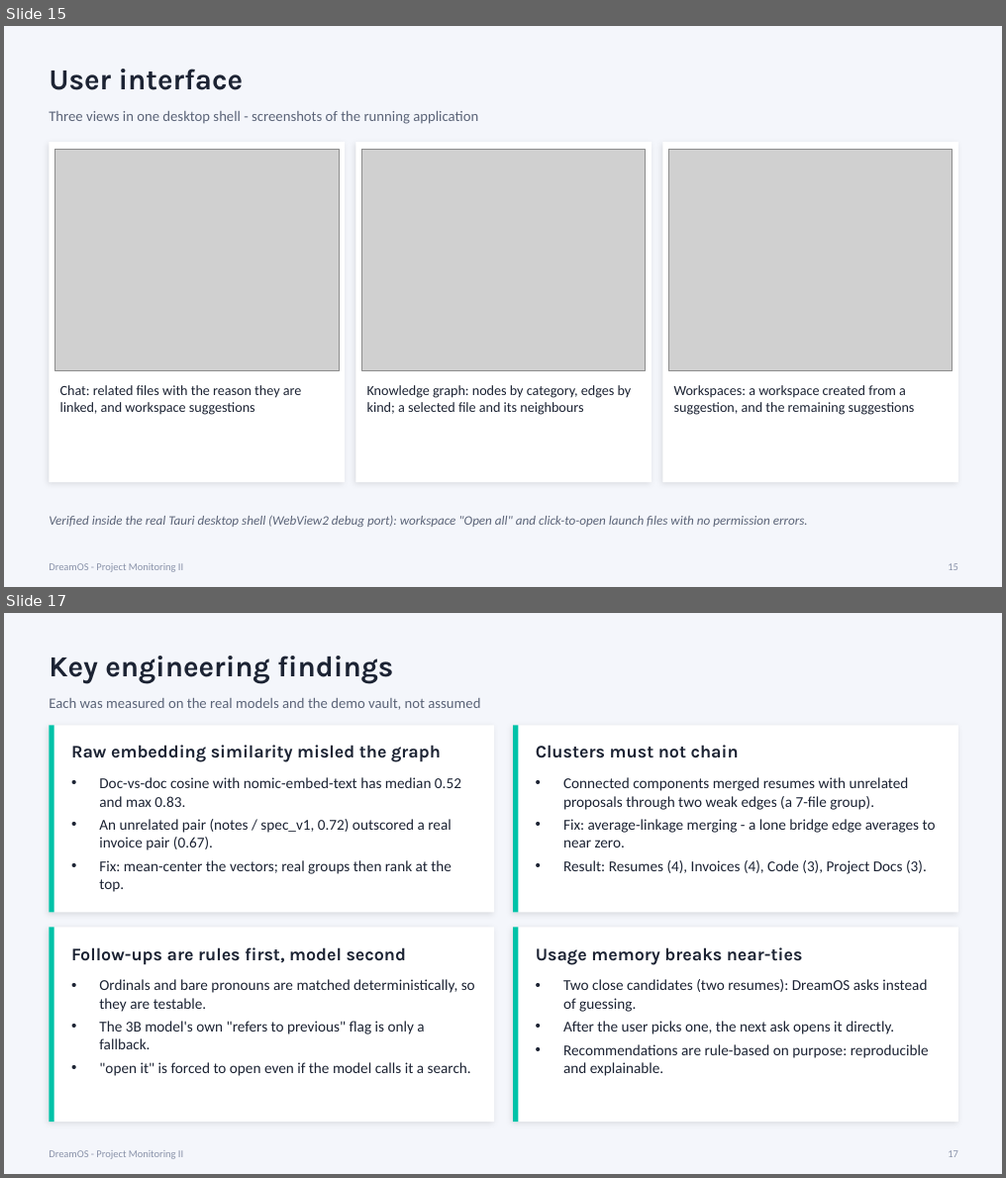
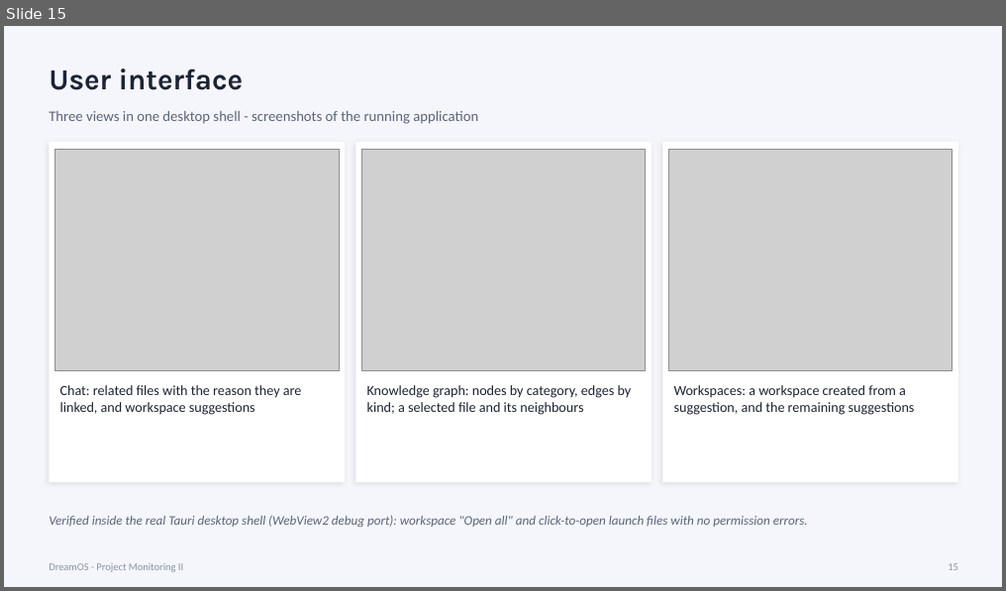
Before and after one commit to zaidwhy/dreamos-college-project, a slide deck: docs/DreamOS-Project-Monitoring-II.pptx. Shown one above the other, each under a label of ours: slides 15 and 17 before the commit, slide 15 after it; the slides between them are not shown. The pictures are 1006x1178 and 1006x591 pixels, drawn with LibreOffice and Linux fonts; fonts in the diff are those of the drawing; grey boxes stand for pictures. Boxes give left, top, right and bottom in pixels: in the first picture for what was removed or moved away, otherwise in the second. Text is boxed around its words. In the diff, an @@ line names an element or a change of style, - is before the commit and + after.

Commit message:
Add Project Monitoring II report and deck for the finished system
The 19-page Word report keeps the literature review and references and
rewrites requirements, design and implementation for all six modules, adding
the graph, memory and workspace algorithms, the retrieval evaluation, and the
testing table. The 22-slide deck mirrors its sections. Test counts corrected
to 107 in the README, handoff and demo script.

```diff
--- a/docs/DreamOS-Project-Monitoring-II.pptx
+++ b/docs/DreamOS-Project-Monitoring-II.pptx
@@ slide 17 removed at <box>4,613,1002,1174</box>, background #F4F6FB @@
@@ text removed at <box>49,656,393,683</box> @@
-Key engineering findings
@@ text removed at <box>49,698,480,710</box> @@
-Each was measured on the real models and the demo vault, not assumed
@@ rectangle removed at <box>49,725,494,912</box> @@
@@ rectangle removed at <box>49,725,54,912</box> @@
@@ rectangle removed at <box>513,725,958,912</box> @@
@@ rectangle removed at <box>513,725,519,912</box> @@
@@ text removed at <box>71,745,441,762</box> @@
-Raw embedding similarity misled the graph
@@ text removed at <box>536,745,739,759</box> @@
-Clusters must not chain
@@ text removed at <box>99,777,461,892</box> @@
-• Doc-vs-doc cosine with nomic-embed-text has median 0.52 and max 0.83.
-• An unrelated pair (notes / spec_v1, 0.72) outscored a real invoice pair (0.67).
-• Fix: mean-center the vectors; real groups then rank at the top.
@@ text removed at <box>563,777,936,874</box> @@
-• Connected components merged resumes with unrelated proposals through two weak edges (a 7-file group).
-• Fix: average-linkage merging - a lone bridge edge averages to near zero.
-• Result: Resumes (4), Invoices (4), Code (3), Project Docs (3).
@@ rectangle removed at <box>49,928,494,1122</box> @@
@@ rectangle removed at <box>49,928,54,1122</box> @@
@@ rectangle removed at <box>513,928,958,1122</box> @@
@@ rectangle removed at <box>513,928,519,1122</box> @@
@@ text removed at <box>71,948,407,965</box> @@
-Follow-ups are rules first, model second
@@ text removed at <box>536,948,803,965</box> @@
-Usage memory breaks near-ties
@@ text removed at <box>99,979,475,1076</box> @@
-• Ordinals and bare pronouns are matched deterministically, so they are testable.
-• The 3B model's own "refers to previous" flag is only a fallback.
-• "open it" is forced to open even if the model calls it a search.
@@ text removed at <box>563,979,929,1076</box> @@
-• Two close candidates (two resumes): DreamOS asks instead of guessing.
-• After the user picks one, the next ask opens it directly.
-• Recommendations are rule-based on purpose: reproducible and explainable.
@@ text removed at <box>49,1151,183,1159</box> @@
-DreamOS - Project Monitoring II
@@ text removed at <box>947,1151,958,1157</box> @@
-17
```
Also in this commit, not shown: 5 slides changed, 3 slides added, 6 other files.
